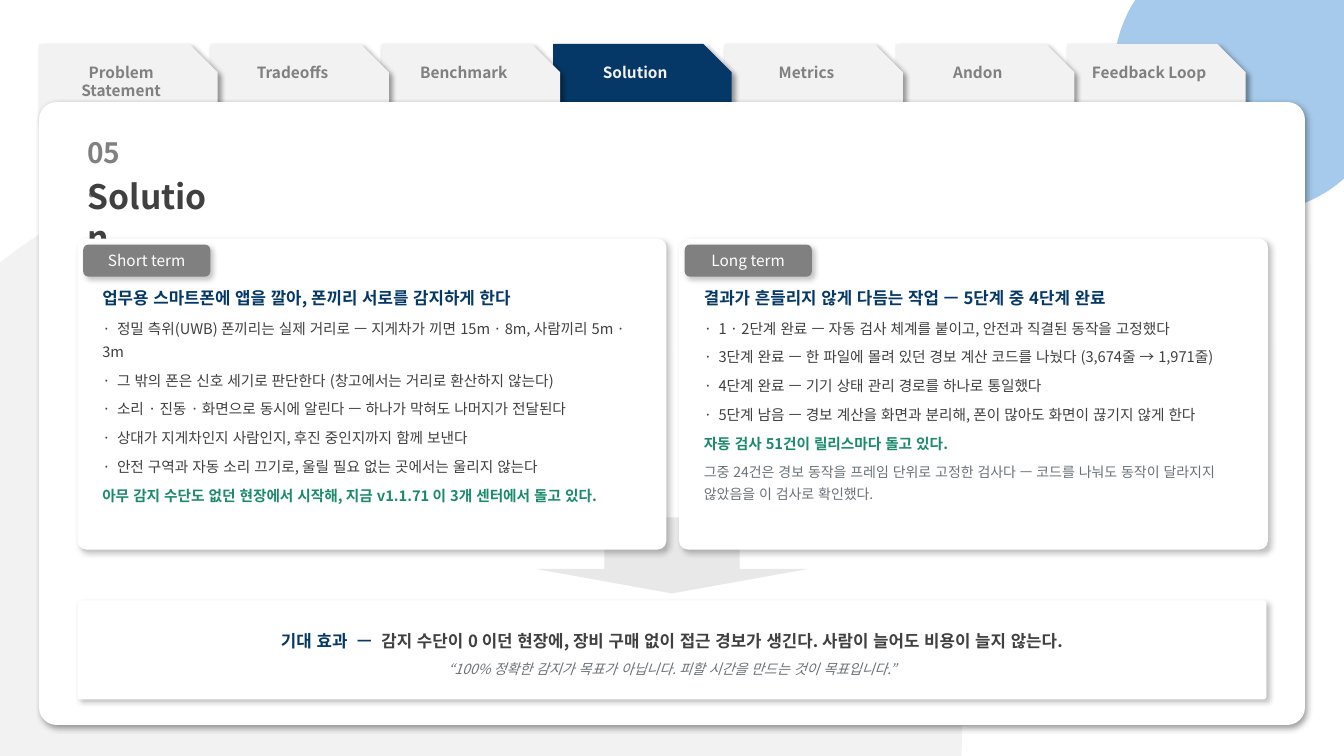
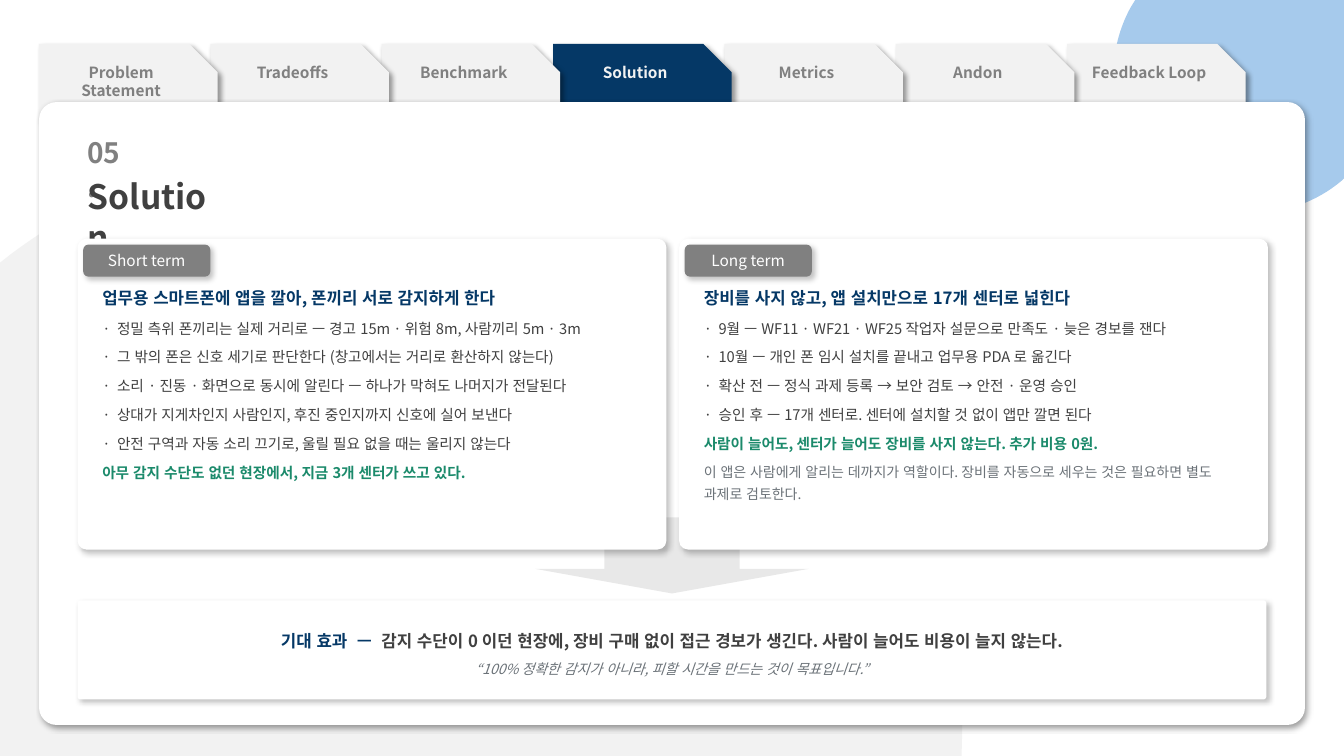
Before and after one commit to pslymzero-cyber/SafeAlert, a slide deck: slide 9 of docs/presentation/contest/SafeAlert_CouSolve_Contest.pptx. Drawn at 1344x756 pixels with LibreOffice and Linux fonts; fonts in the diff are those of the drawing. Boxes give left, top, right and bottom in pixels: in the first picture for what was removed or moved away, otherwise in the second. Text is boxed around its words. In the diff, an @@ line names an element or a change of style, - is before the commit and + after.

```diff
--- a/docs/presentation/contest/SafeAlert_CouSolve_Contest.pptx
+++ b/docs/presentation/contest/SafeAlert_CouSolve_Contest.pptx
@@ text in rounded rectangle at (102,290,581,337): text changed @@
-업무용 스마트폰에 앱을 깔아, 폰끼리 서로를 감지하게 한다
-· 정밀 측위(UWB) 폰끼리는 실제 거리로 — 지게차가 끼면 15m · 8m, 사람끼리 5m · 3m
+업무용 스마트폰에 앱을 깔아, 폰끼리 서로 감지하게 한다
+· 정밀 측위 폰끼리는 실제 거리로 — 경고 15m · 위험 8m, 사람끼리 5m · 3m
@@ text in rounded rectangle at (704,290,1212,500): text changed @@
-결과가 흔들리지 않게 다듬는 작업 — 5단계 중 4단계 완료
-· 1 · 2단계 완료 — 자동 검사 체계를 붙이고, 안전과 직결된 동작을 고정했다
-· 3단계 완료 — 한 파일에 몰려 있던 경보 계산 코드를 나눴다 (3,674줄 → 1,971줄)
-· 4단계 완료 — 기기 상태 관리 경로를 하나로 통일했다
-· 5단계 남음 — 경보 계산을 화면과 분리해, 폰이 많아도 화면이 끊기지 않게 한다
-자동 검사 51건이 릴리스마다 돌고 있다.
-그중 24건은 경보 동작을 프레임 단위로 고정한 검사다 — 코드를 나눠도 동작이 달라지지 않았음을 이 검사로 확인했다.
+장비를 사지 않고, 앱 설치만으로 17개 센터로 넓힌다
+· 9월 — WF11 · WF21 · WF25 작업자 설문으로 만족도 · 늦은 경보를 잰다
+· 10월 — 개인 폰 임시 설치를 끝내고 업무용 PDA 로 옮긴다
+· 확산 전 — 정식 과제 등록 → 보안 검토 → 안전 · 운영 승인
+· 승인 후 — 17개 센터로. 센터에 설치할 것 없이 앱만 깔면 된다
+사람이 늘어도, 센터가 늘어도 장비를 사지 않는다. 추가 비용 0원.
+이 앱은 사람에게 알리는 데까지가 역할이다. 장비를 자동으로 세우는 것은 필요하면 별도 과제로 검토한다.
@@ text in rounded rectangle at (102,407,512,481): text changed @@
-· 상대가 지게차인지 사람인지, 후진 중인지까지 함께 보낸다
-· 안전 구역과 자동 소리 끄기로, 울릴 필요 없는 곳에서는 울리지 않는다
-아무 감지 수단도 없던 현장에서 시작해, 지금 v1.1.71 이 3개 센터에서 돌고 있다.
+· 상대가 지게차인지 사람인지, 후진 중인지까지 신호에 실어 보낸다
+· 안전 구역과 자동 소리 끄기로, 울릴 필요 없을 때는 울리지 않는다
+아무 감지 수단도 없던 현장에서, 지금 3개 센터가 쓰고 있다.
@@ text in rounded rectangle at (475,662,868,676): text changed @@
-“100% 정확한 감지가 목표가 아닙니다. 피할 시간을 만드는 것이 목표입니다.”
+“100% 정확한 감지가 아니라, 피할 시간을 만드는 것이 목표입니다.”
```
Also in this commit, not shown: 12 other slides changed, 2 other files.
